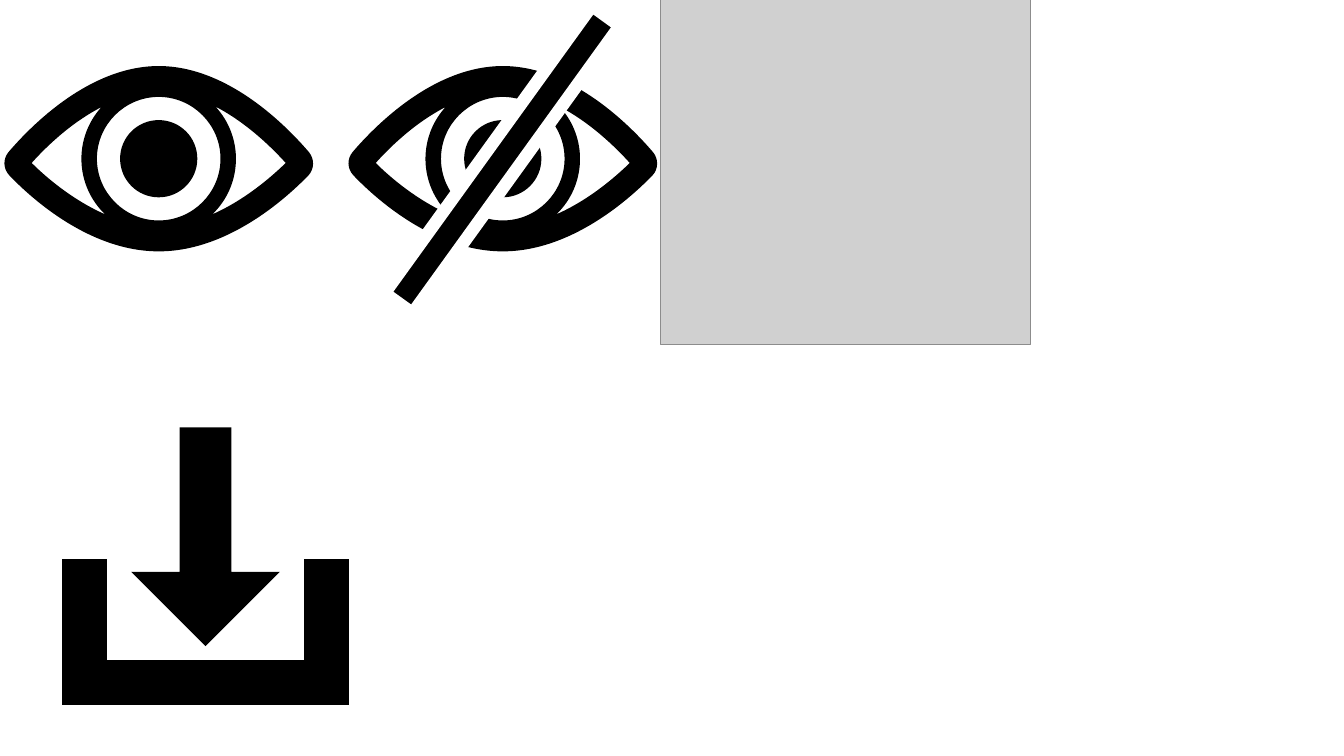
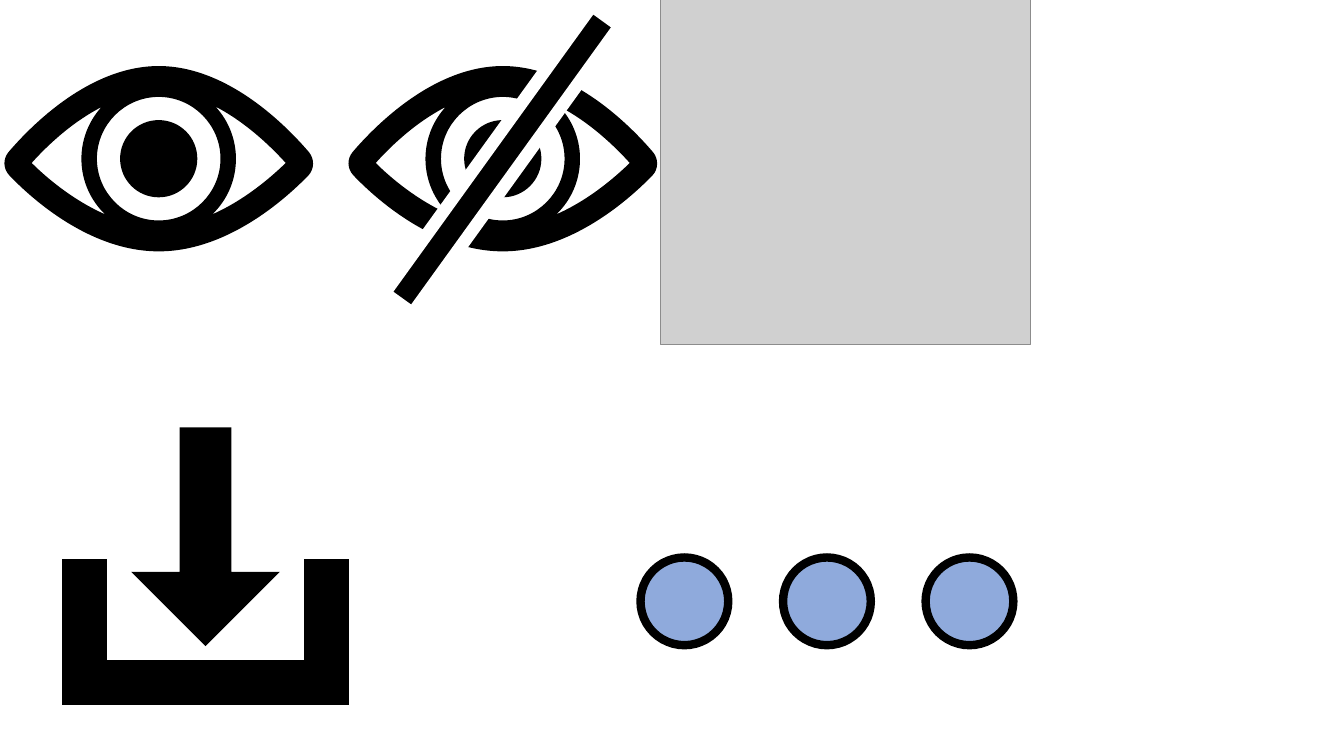
Before and after one commit to scrutinydebugger/scrutiny-devtools, a slide deck: slide 5 of graphics/graphics.pptx. Drawn at 1344x756 pixels with LibreOffice and Linux fonts; fonts in the diff are those of the drawing; grey boxes stand for pictures. Boxes give left, top, right and bottom in pixels: in the first picture for what was removed or moved away, otherwise in the second. Text is boxed around its words. In the diff, an @@ line names an element or a change of style, - is before the commit and + after.

```diff
--- a/graphics/graphics.pptx
+++ b/graphics/graphics.pptx
@@ ellipse added at (640,558,728,645), fill #8FAADC, outline #000000 6 pt @@
@@ ellipse added at (783,558,871,645), fill #8FAADC, outline #000000 6 pt @@
@@ ellipse added at (926,558,1013,645), fill #8FAADC, outline #000000 6 pt @@
```
Also in this commit, not shown: 7 other files.
